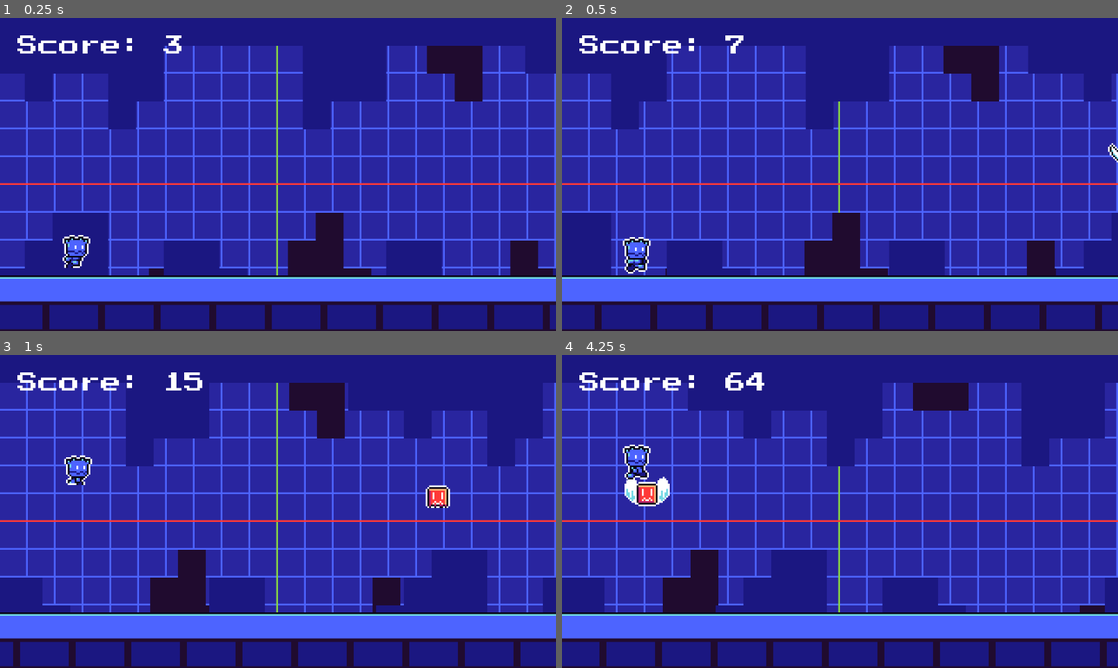
Above: before the commit, frames 1-4 (two rows, left to right).
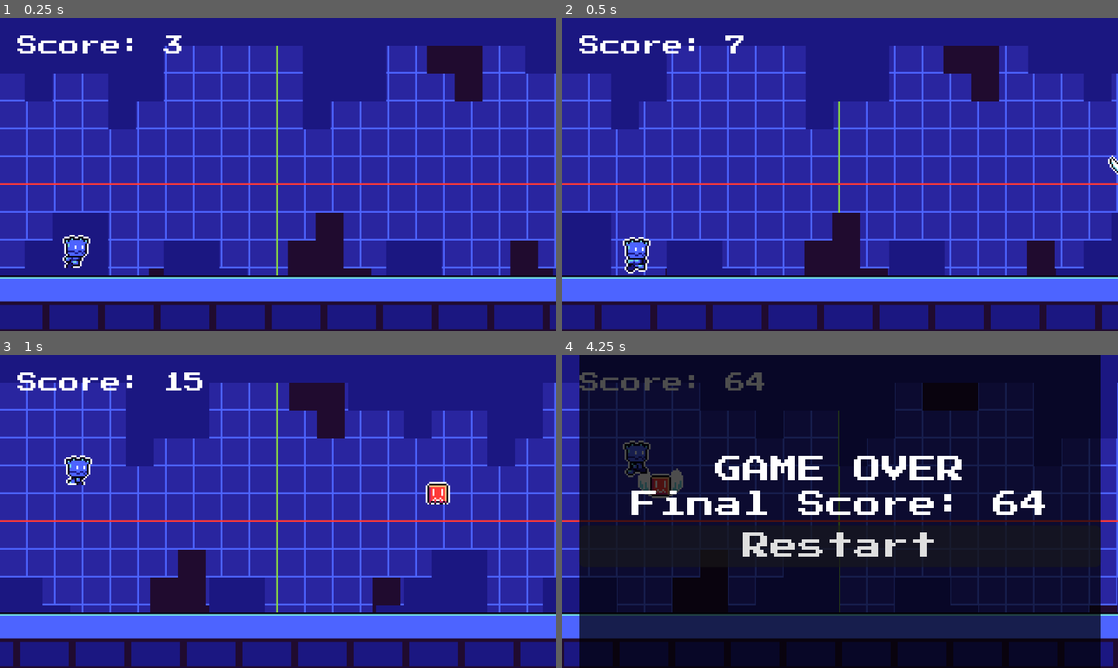
Above: after the commit, the same moments.

Repository: tranvlnh/ancestral-legacy
Game: Godot game, scene res://scenes/main.tscn
Same seed, same stepped clock (60 frames per second), same inputs: the game is played once before the commit and once after it.
Inputs (mouse positions are in pixels of both pictures, inside the frame that each line leads up to):
- Up to frame 1 (0.25 s): no input
- Up to frame 2 (0.5 s): no input
- Up to frame 3 (1 s): tap Enter (ui_accept) at 0.5 s; move the mouse to (400, 495) at 0.52 s; click (400, 495) at 0.67 s; tap Space (jump) at 0.77 s
- Up to frame 4 (4.25 s): move the mouse to (728, 527) at 1.27 s; click (728, 527) at 1.42 s; tap Space (jump) at 1.52, 3.02, 3.77 s; move the mouse to (895, 442) at 2.02 s; click (895, 442) at 2.17 s; move the mouse to (812, 574) at 2.77 s; click (812, 574) at 2.92 s; move the mouse to (1006, 558) at 3.52 s; click (1006, 558) at 3.67 s

Frame 1 is identical in both runs. In frame 2, 0.1% of the frame differs, in the area x 98-100%, y 40-50%; in frame 3, 0.2%; in frame 4, 93%, in the area x 0-100%, y 0-100%.

Commit message:
Add floating animation to enemies Update coffee spawn to avoid obstacles

Diff:
--- a/entities/obstacle/enemy.gd
+++ b/entities/obstacle/enemy.gd
@@ -2,8 +2,13 @@
 
 signal player_hit
 
+var _initial_y: float
 func _ready() -> void:
+	_initial_y = position.y
 	body_entered.connect(_on_body_entered)
+
+func _process(delta: float) -> void:
+	position.y = _initial_y + sin(Time.get_ticks_msec() * 0.004) * 7.0
 
 func _on_body_entered(body: Node2D) -> void:
 	if body.name == "Player":
--- a/entities/obstacle/enemy.tscn
+++ b/entities/obstacle/enemy.tscn
@@ -1,19 +1,7 @@
 [gd_scene format=3 uid="uid://blswonje7cffu"]
 
 [ext_resource type="Texture2D" uid="uid://b87yoijok3fnc" path="res://assets/enemies.png" id="1_a0uk1"]
-
-[sub_resource type="GDScript" id="GDScript_a0uk1"]
-script/source = "extends Area2D
-
-signal player_hit
-
-func _ready() -> void:
-	body_entered.connect(_on_body_entered)
-
-func _on_body_entered(body: Node2D) -> void:
-	if body.name == \"Player\":
-		player_hit.emit()
-"
+[ext_resource type="Script" uid="uid://cis7jk21p1ppw" path="res://entities/obstacle/enemy.gd" id="1_script"]
 
 [sub_resource type="AtlasTexture" id="AtlasTexture_j1v6i"]
 atlas = ExtResource("1_a0uk1")
@@ -62,7 +50,7 @@
 size = Vector2(26, 15)
 
 [node name="Obstacle" type="Area2D" unique_id=1557659178]
-script = SubResource("GDScript_a0uk1")
+script = ExtResource("1_script")
 
 [node name="Animated" type="AnimatedSprite2D" parent="." unique_id=1593424627]
 sprite_frames = SubResource("SpriteFrames_ybwp8")
--- a/scenes/main.gd
+++ b/scenes/main.gd
@@ -128,9 +128,23 @@
 func _spawn_coffee() -> void:
 	while distance_travelled >= next_coffee_spawn_distance:
 		if randf() < COFFEE_SPAWN_CHANCE:
+			var coffee_x : float = $Camera2D.position.x + screen_size.x + SPAWN_BUFFER_X
+			var coffee_y: float = COFFEE_Y_FLOOR if randf() < COFFEE_FLOOR_CHANCE else COFFEE_Y_HIGH
+
+			# Check trùng obstacle — nếu cùng Y và quá gần thì dời coffee
+			var spawn_safe := false
+			for obstacle in spawned_obstacles:
+				var dx : float = abs(obstacle.position.x - coffee_x)
+				var dy : float = abs(obstacle.position.y - coffee_y)
+				# Nếu cùng vị trí Y (hoặc gần) và X quá gần → trùng
+				if dy < 20.0 and dx < 30.0:
+					# Dời ra sau obstacle một khoảng an toàn
+					coffee_x = obstacle.position.x + 180.0
+					spawn_safe = true
+					break
+
 			var coffee := COFFEE_SCENE.instantiate() as Node2D
-			var coffee_y: float = COFFEE_Y_FLOOR if randf() < COFFEE_FLOOR_CHANCE else COFFEE_Y_HIGH
-			coffee.position = Vector2($Camera2D.position.x + screen_size.x + SPAWN_BUFFER_X, coffee_y)
+			coffee.position = Vector2(coffee_x, coffee_y)
 			coffee.collected.connect(_on_coffee_collected)
 			add_child(coffee)
 			spawned_collectibles.append(coffee)
